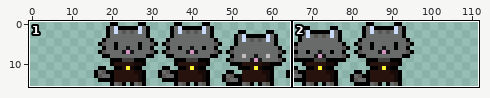
Edited in one commit: sprite sheet (res/com/retronova/res/objects/player/player_cinzento_idle.png). Above, an overview of the earlier version with the close-up marked.
Close-up. First the earlier version:
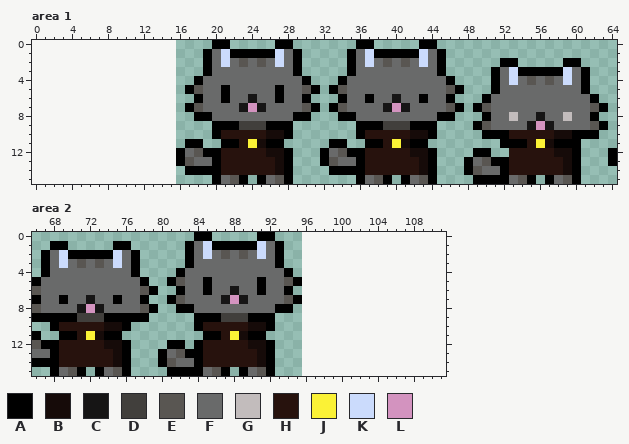
The file is 80x16 pixels. Colours within 5 levels of each other are drawn and written as one. Shown: area 1: x 0..64, y 0..15; area 2: x 66..111, y 0..15. The old version is drawn lined up with the new one, on the new canvas.
Palette (. is transparent): A #000000  B #160b09  C #161515  D #413f3c  E #595652  F #696a6a  G #c2bcbc  H #27120d  J #fbf236  K #cbdbfc  L #d393bf
After the commit:
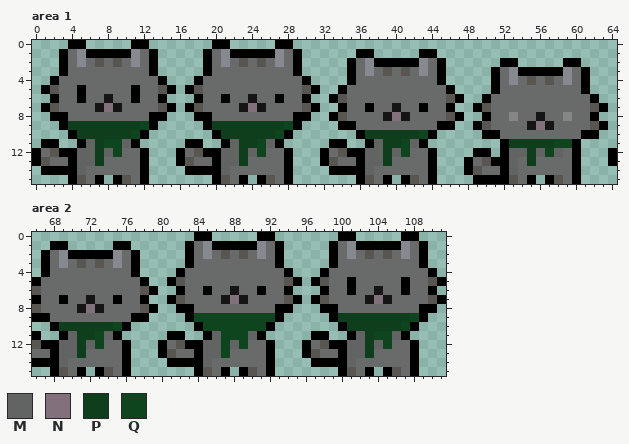
Colours new in this view: M #626464  N #82717c  P #0e3e1b  Q #0f451e
The exact change:
canvas 80x16 -> 112x16, the old top-left corner now at 16,0
colour G: #c2bcbc -> #868686
colour K: #cbdbfc -> #86898f
Changed rows in their new state; - is a pixel that keeps its letter.
Area 1:
first column x 0:
 0 ----AA-----AA-----------------------..-----..----------------
 1 ---AFKAAAAAKFA---------------------.AA.....AA.---------------
 2 ---AFKFEFEFKFA------------------------AAAAA------------------
 3 ---AFFFFFFFFFA-----------------------K-E-E-K-----------------
 4 --AFFFFFFFFFFFA-------------------.A---------A.--------------
 5 -AEFFAFFFFFAFFEA-----F-----F-----.A-----------A.-------------
 6 --AFFAFFCFFAFFA------------------AE--F--F--F--EA-------------
 7 -AEFFFFCNCFFFFEA--------N--------.A--A-FCF-A--A.-------------
 8 --AAFFFFFFFFFAA------------------AEF---CNC---FEA-------------
 9 ---APPPPPPPPQA-----APPPPPPPPQA----AAFFFFFFFFFAA---------N----
10 ----APPPPPPQA--------PPPPPPQ---------PPPPPPQ--------FFFFFFFFF
11 -AA--AMPQQMA----------MPPQM-----------MPPQM----------PPPPPQQ-
12 AFEAAMMPMQFFA--------MMPMQFF---------MMPMQFF--------AMMPMQMF-
13 AEFFAMMPFFFFA--------MMPFFFF---------MMPFFFF---------MFPFFFF-
14 -AAAAMFFFFFFA--------MFFFFFF---------MFFFFFF---------MFFFFFF-
15 ----AEFA-AEFA--------EF---EF---------EF---EF---------EF---EF-
Area 2:
first column x 68:
 0 --------------------------------AA-----AA---
 1 -------------------------------AFKAAAAAKFA--
 2 -------------------------------AFKFEFEFKFA--
 3 -------------------------------AFFFFFFFFFA--
 4 ------------------------------AFFFFFFFFFFFA-
 5 -----------------F-----F-----AEFFAFFFFFAFFEA
 6 ------------------------------AFFAFFCFFAFFA-
 7 --------------------N--------AEFFFFCNCFFFFEA
 8 ----N-------------------------AAFFFFFFFFFAA-
 9 FFFFFFFFF------AQQQQQQQQQA-----APPPPPPPPQA--
10 -PPPPPPQ---------QQQQQQQ--------APPPPPPQA---
11 --MPPQM------AA---MQQQM------AA--AMPQQMA----
12 -MMPMQFF----AFEA-MMQMQFF----AFEAAMMPMQFFA---
13 -MMPFFFF-----EFF-MMQFFFF----AEFFAMMPFFFFA---
14 -MFFFFFF----.AAA-MFFFFFF-----AAAAMFFFFFFA---
15 -EF---EF-----...-EF---EF--------AEFA-AEFA---
Pixel boxes of the changes (left, top, right, bottom) in both close-ups:
changed: (32, 40, 302, 184)
changed: (329, 40, 464, 184)
changed: (500, 67, 581, 184)
changed: (50, 232, 446, 376)
